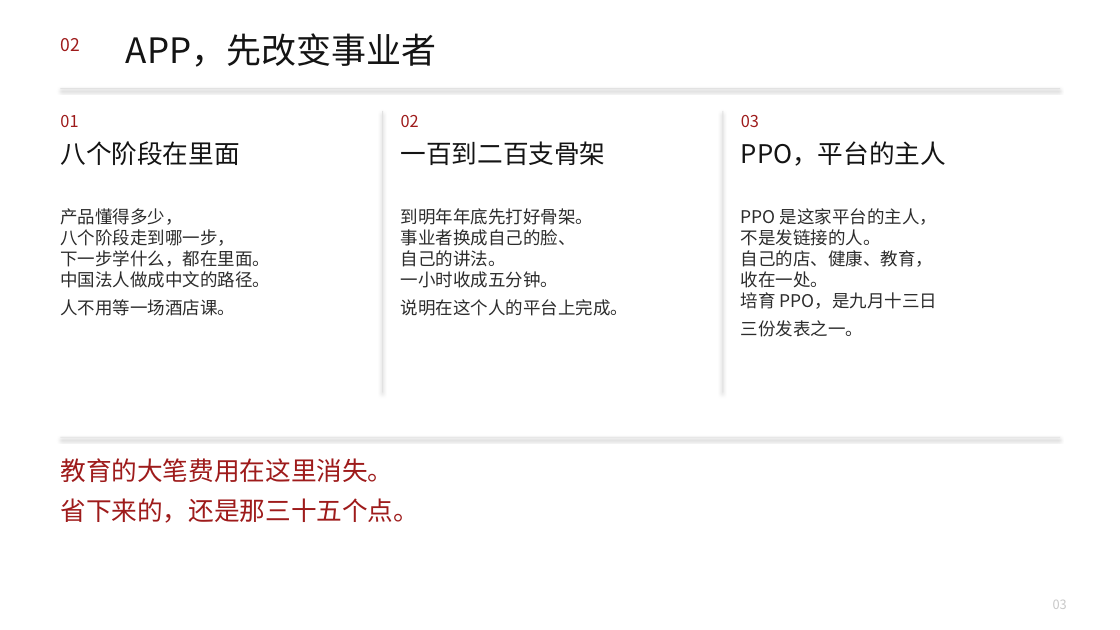
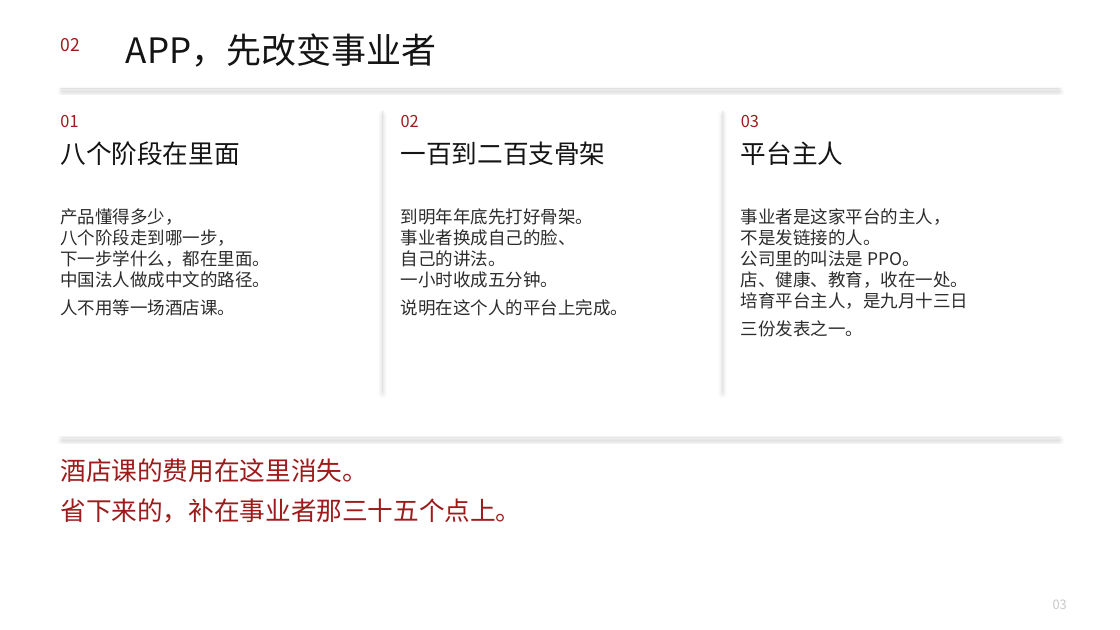
Before and after one commit to headshot9999/xiaoyi, a slide deck: slide 3 of 艾多美何以成为100兆韩元企业.pptx. Drawn at 1120x630 pixels with LibreOffice and Linux fonts; fonts in the diff are those of the drawing. Boxes give left, top, right and bottom in pixels: in the first picture for what was removed or moved away, otherwise in the second. Text is boxed around its words. In the diff, an @@ line names an element or a change of style, - is before the commit and + after.

```diff
--- a/艾多美何以成为100兆韩元企业.pptx
+++ b/艾多美何以成为100兆韩元企业.pptx
@@ text at [741, 141, 844, 165]: text changed @@
-PPO，平台的主人
+平台主人
@@ text at [741, 208, 968, 337]: text changed @@
-PPO 是这家平台的主人，
-不是发链接的人。
-自己的店、健康、教育，
-收在一处。
-培育 PPO，是九月十三日
-三份发表之一。
+事业者是这家平台的主人，
+不是发链接的人。
+公司里的叫法是 PPO。
+店、健康、教育，收在一处。
+培育平台主人，是九月十三日
+三份发表之一。
@@ text at [60, 458, 521, 523]: text changed @@
-教育的大笔费用在这里消失。
-省下来的，还是那三十五个点。
+酒店课的费用在这里消失。
+省下来的，补在事业者那三十五个点上。
```
Also in this commit, not shown: 4 other slides changed, 3 other files.
